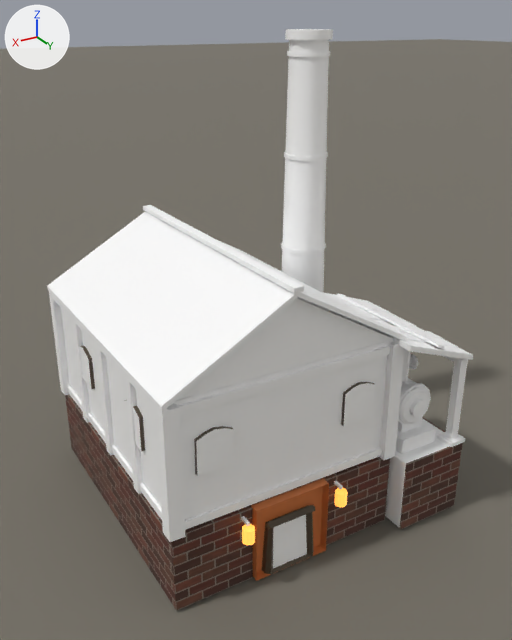
Renders of the Blender file src/DeepFrontier/Art/Source/CoalPowerPlant-ReferenceStudy.blend from each side of a commit.
Camera for both pictures: a 50 mm lens placed at (2.32, 5.33, 6.08), pointed at (-1.98, -1.82, 2.5). Arrows for +X, +Y and +Z are at upper left; the lights stay in place. The older version comes first.

Names of what the first picture shows: 'CoalPowerPlant.Architecture', 'Plane'.
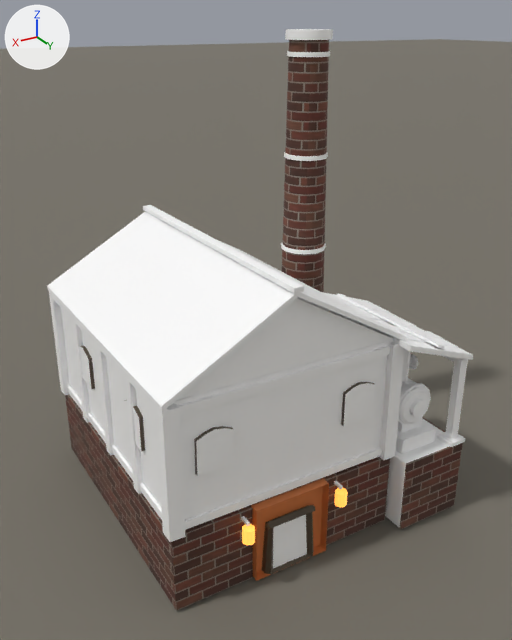
Pixel boxes (x1, y1, x2, y2) of what changed, in the pictures (512 x 640 px):
'CoalPowerPlant.Architecture', recoloured, surface changed (white to brown): (260, 37, 332, 295) in both
part 1 of me_coalpowerplant_architecture, recoloured (white to brown): (282, 40, 329, 292) in both
part 2 of me_coalpowerplant_architecture, surface changed (white to brown): (282, 40, 329, 292) in both

Edits to the bpy script that builds the scene:
```text
Change me_coalpowerplant_architecture:
    where me_coalpowerplant_architecture.from_pydata(...)  # 1862 vertices, 1016 faces; spans x -4.03..0.05, y -4.07..0.0, z 0.0..5.9
    used by ob_coalpowerplant_architecture; location = (0.0, 0.0, 0.0)
    me_coalpowerplant_architecture part 1: all 12 faces centred in x -3.8..-3.24, y -3.3..-2.74, z 3.6 switch from mat_basemetal_ironteeth (its picture is missing) to mat_referencebrick
    me_coalpowerplant_architecture part 2: texture (UV) coordinates of 37 of 1016 faces, centred in x -3.95..-3.09, y -3.45..-2.59, z 1.23..5.8, changed; they spanned u 0.02..0.48, v 0.52..0.98 and now span u -3.98..-2.62, v -3.48..5.8
```
